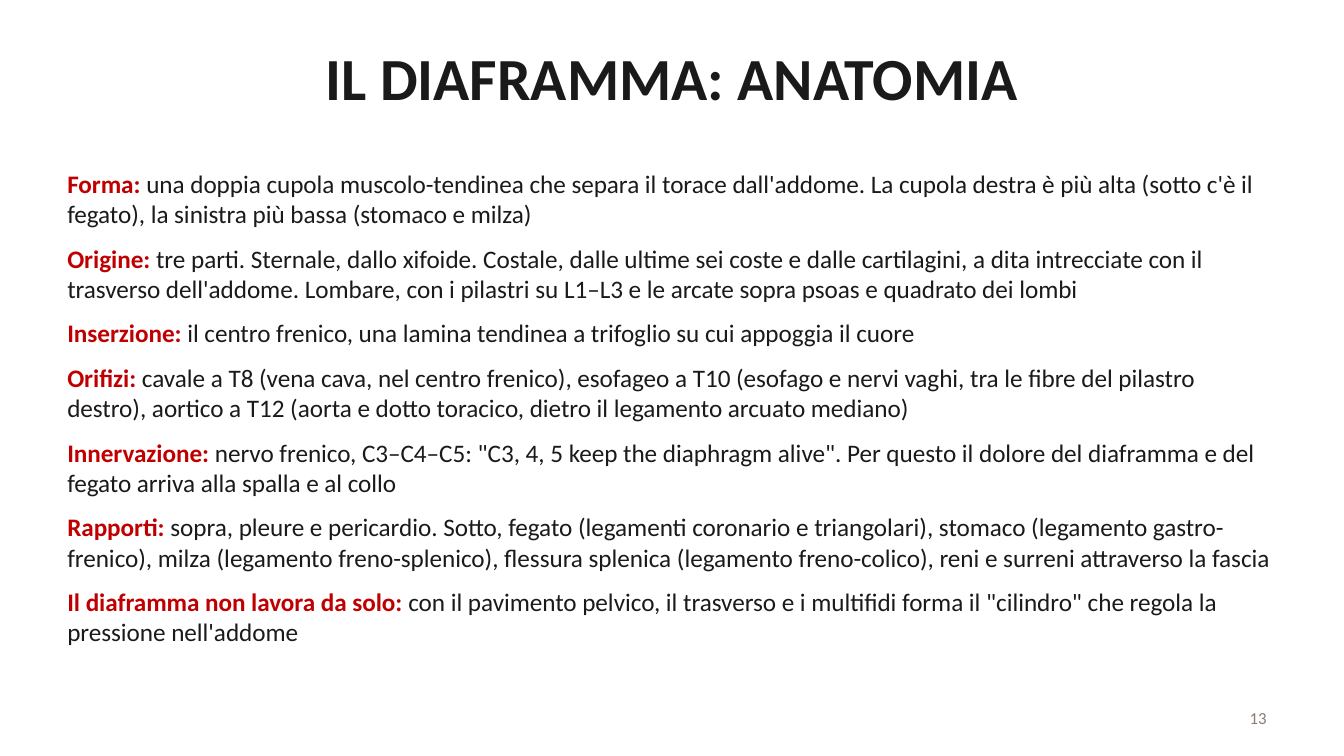
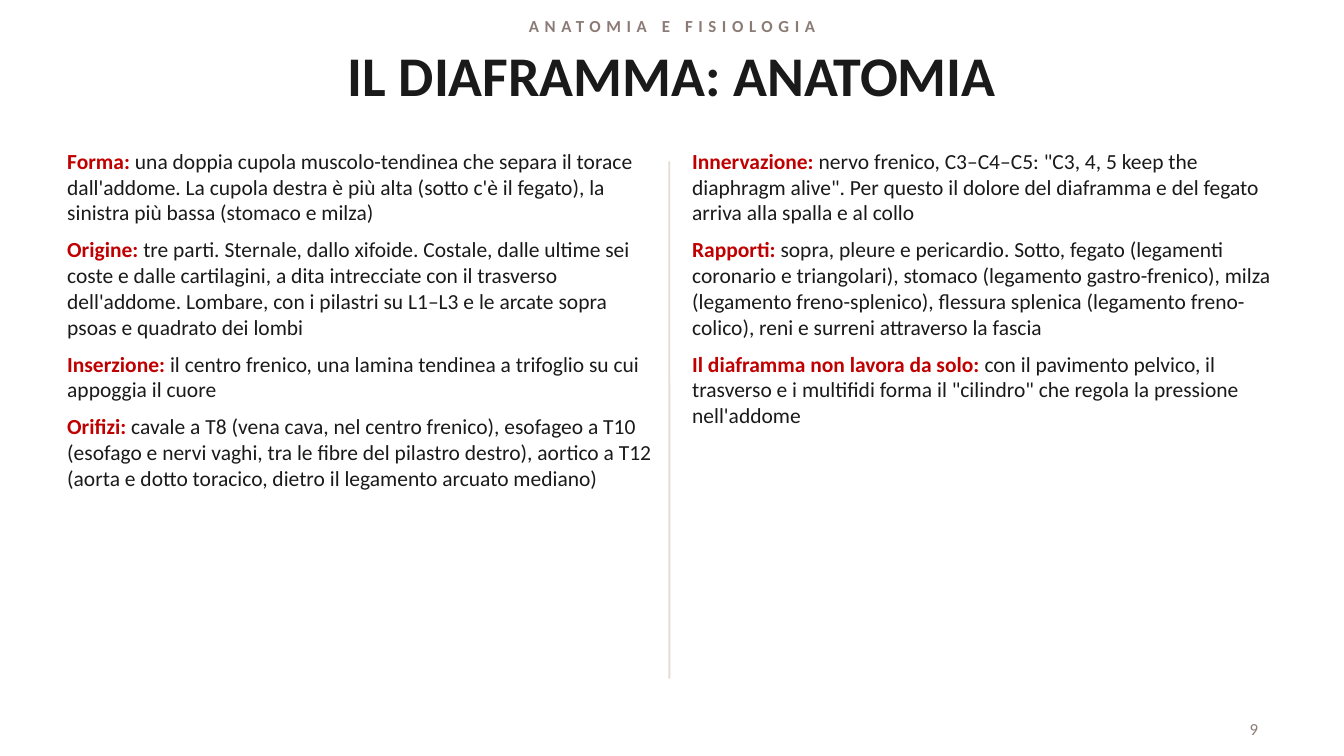
Before and after one commit to davidemcb/kinesiologia-studio, a slide deck: slide 9 of formazione/dispense/viscerale-2-livello.pptx (slide 13 before the commit). Drawn at 1344x756 pixels with LibreOffice and Linux fonts; fonts in the diff are those of the drawing. Boxes give left, top, right and bottom in pixels: in the first picture for what was removed or moved away, otherwise in the second. Text is boxed around its words. In the diff, an @@ line names an element or a change of style, - is before the commit and + after.

```diff
--- a/formazione/dispense/viscerale-2-livello.pptx
+++ b/formazione/dispense/viscerale-2-livello.pptx
@@ text added at (x1=529, y1=21, x2=670, y2=32), 9 pt, text #8C7B75, bold @@
+ANATOMIA E FISIOLOGIA
@@ title "IL DIAFRAMMA: ANATOMIA" at (x1=348, y1=59, x2=996, y2=97): size 32 to 30 pt @@
@@ text "Forma: una doppia cupola muscolo-tendinea ..." moved from (x1=67, y1=175, x2=1269, y2=645) to (x1=67, y1=154, x2=651, y2=490) @@
@@ text "Forma: una doppia cupola muscolo-tendinea ..." at (x1=67, y1=154, x2=651, y2=490): size 13.5 to 11.5 pt; less space between paragraphs @@
@@ line added from (669, 161) to (669, 679), #E2DED6 1 pt @@
@@ text added at (x1=692, y1=154, x2=1270, y2=423), 11.5 pt, text #1A1A1A @@
+• Innervazione: nervo frenico, C3–C4–C5: "C3, 4, 5 keep the diaphragm alive". Per questo il dolore del diaframma e del fegato arriva alla spalla e al collo
+• Rapporti: sopra, pleure e pericardio. Sotto, fegato (legamenti coronario e triangolari), stomaco (legamento gastro-frenico), milza (legamento freno-splenico), flessura splenica (legamento freno-colico), reni e surreni attraverso la fascia
+• Il diaframma non lavora da solo: con il pavimento pelvico, il trasverso e i multifidi forma il "cilindro" che regola la pressione nell'addome
@@ text at (x1=67, y1=444, x2=1269, y2=645): paragraphs removed @@
-• Innervazione: nervo frenico, C3–C4–C5: "C3, 4, 5 keep the diaphragm alive". Per questo il dolore del diaframma e del fegato arriva alla spalla e al collo
-• Rapporti: sopra, pleure e pericardio. Sotto, fegato (legamenti coronario e triangolari), stomaco (legamento gastro-frenico), milza (legamento freno-splenico), flessura splenica (legamento freno-colico), reni e surreni attraverso la fascia
-• Il diaframma non lavora da solo: con il pavimento pelvico, il trasverso e i multifidi forma il "cilindro" che regola la pressione nell'addome
@@ page number removed at (x1=1250, y1=713, x2=1267, y2=724) @@
-13
@@ page number added at (x1=1250, y1=724, x2=1259, y2=735), 9 pt, text #8C7B75 @@
+9
```
Also in this commit, not shown: 36 other slides changed, 1 slide added, 5 slides removed.
